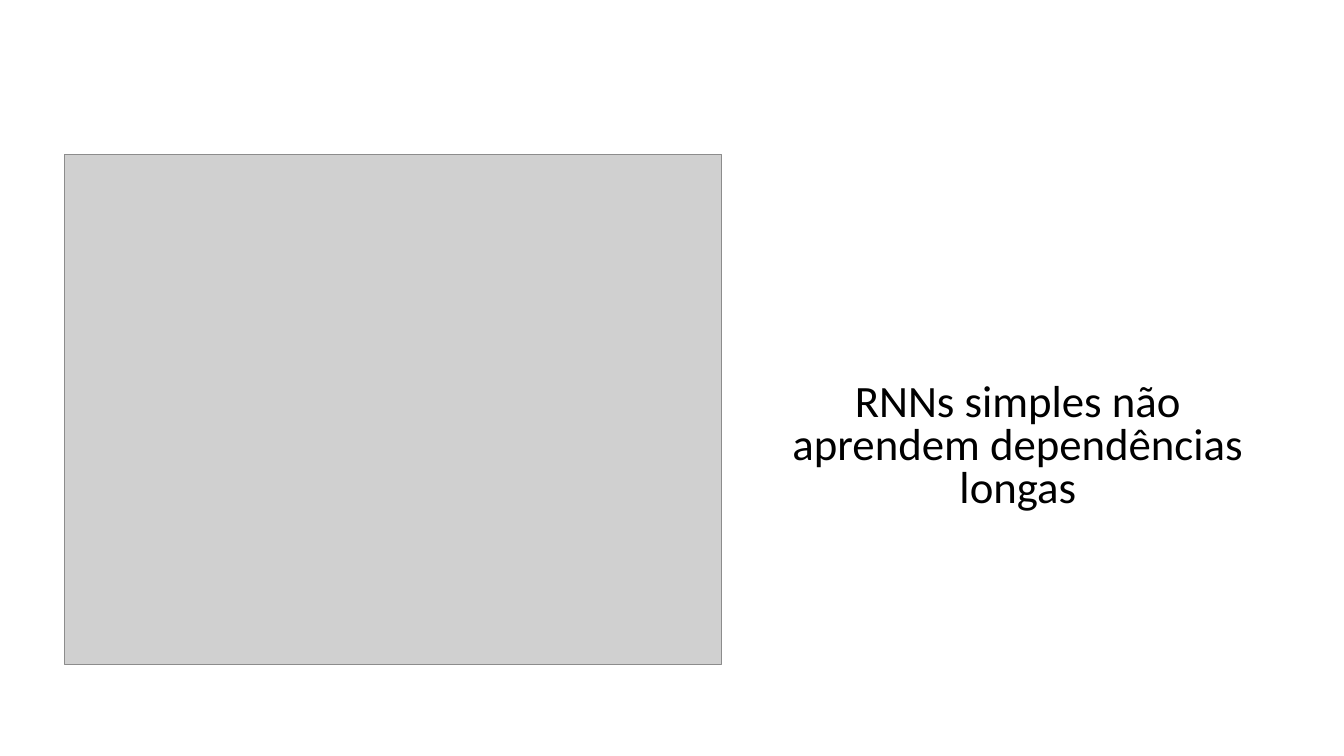
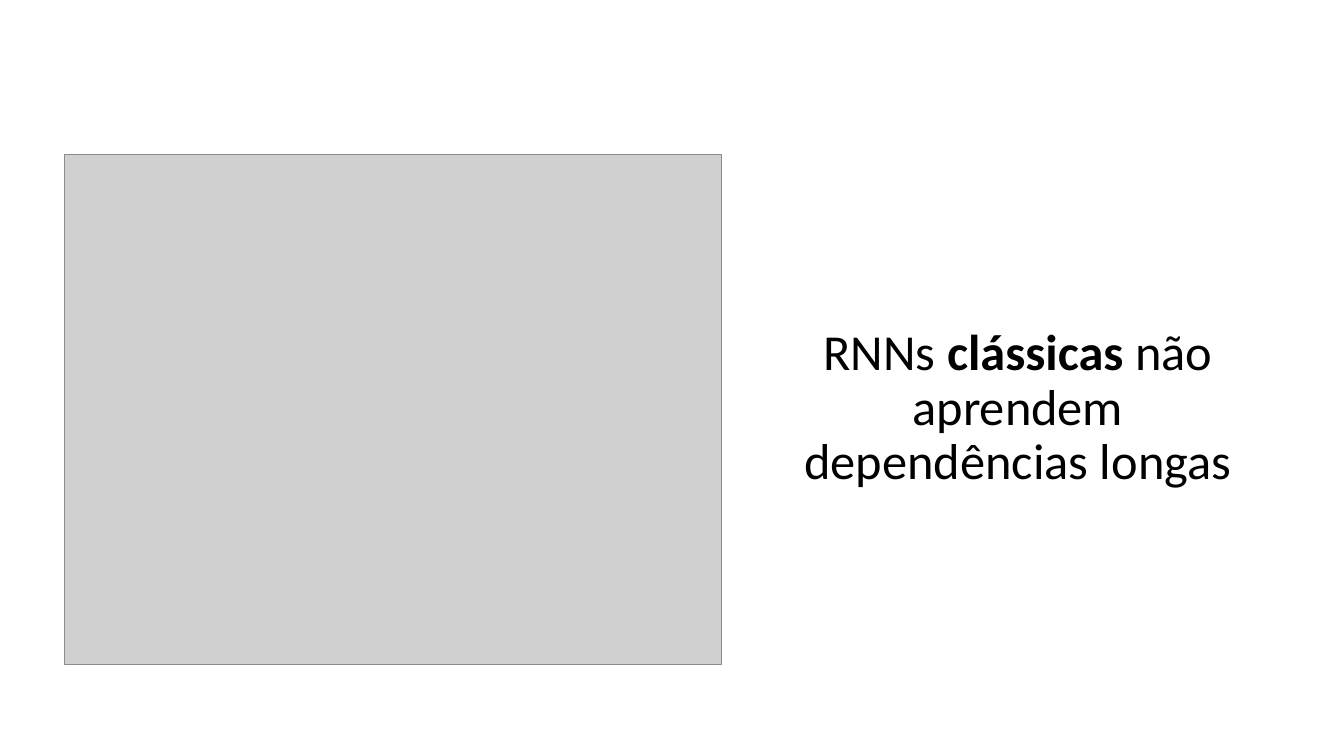
Before and after one commit to zz4fap/c24_inteligencia_artificial, a slide deck: slide 27 of slides/C24_RNN.pptx (slide 19 before the commit). Drawn at 1344x756 pixels with LibreOffice and Linux fonts; fonts in the diff are those of the drawing; grey boxes stand for pictures. Boxes give left, top, right and bottom in pixels: in the first picture for what was removed or moved away, otherwise in the second. Text is boxed around its words. In the diff, an @@ line names an element or a change of style, - is before the commit and + after.

```diff
--- a/slides/C24_RNN.pptx
+++ b/slides/C24_RNN.pptx
@@ text at bbox=[804, 334, 1231, 488]: text changed; size 32 to 36 pt @@
-RNNs simples não aprendem dependências longas
+RNNs clássicas não aprendem dependências longas
```
Also in this commit, not shown: 13 other slides changed, 10 slides added, 1 slide removed.
